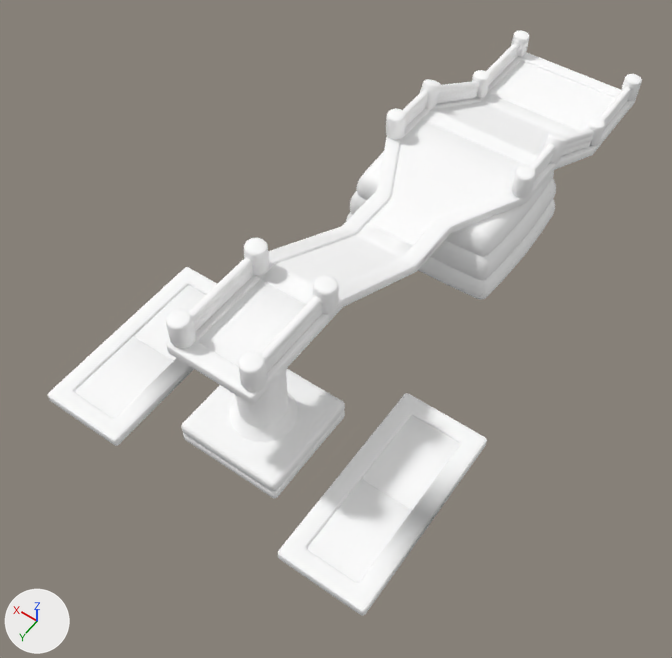
The OBJ model Assets/Project/Art/Models/Level/Part2.obj, before and after one commit.
Rendered twice from a camera (50 mm lens) standing at (-23.9, 52.1, 48.7) and looking at (0.8, 17.6, -5.6). The lights are fixed; the arrows at lower left show +X, +Y and +Z. The older version comes first. Where no turn or scale is listed for an object, it has been applied to the vertices.

The first picture shows 'Part2'.
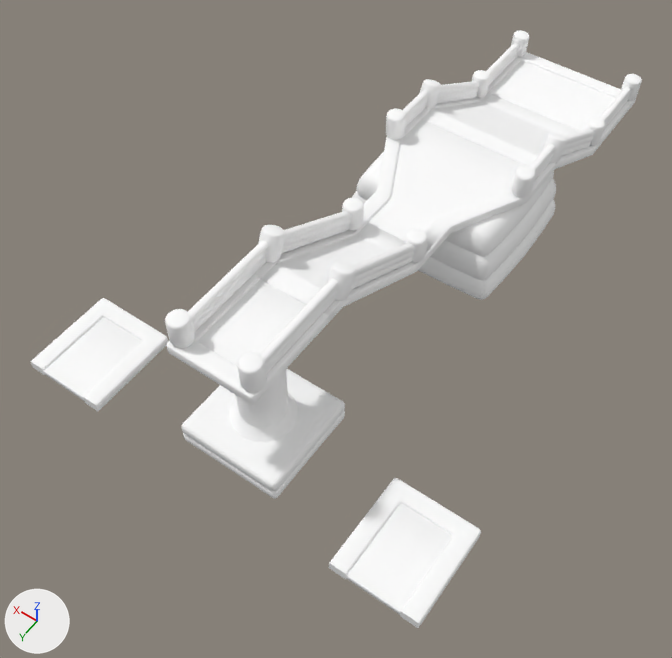
Edits to the bpy script that builds the scene:
```text
Change me_part2:
    used by ob_part2; location = (0.0, 0.0, 0.0)
    remove me_part2.from_pydata(...)  # 5771 vertices, 11444 faces; spans x -13.2..13.2, y -19.4..34.5, z -6.7..7.4
    add me_part2.from_pydata(...)  # 6009 vertices, 11740 faces; spans x -16.2..16.2, y -19.4..33.1, z -6.7..7.4
    me_part2 part 1: the loose piece of 176 vertices spanning x 5.3..5.9, y -11.1..-2.2, z -4.5..1.3 is copied, and the copy is scaled about its middle by (1, 1.03, 1.03), then moved by (-3.0, 24.1, 5.1); it spans x 2.4..2.9, y 12.9..22.1, z 0.5..6.5
    me_part2 part 2: the loose piece of 176 vertices spanning x -5.9..-5.3, y -11.1..-2.2, z -4.5..1.3 is copied, and the copy is scaled about its middle by (1, 1.03, 1.03), then moved by (2.9, 24.1, 5.1); it spans x -2.9..-2.4, y 12.9..22.1, z 0.5..6.5
    me_part2 part 3: the loose piece of 84 vertices spanning x 1.8..3.4, y 22.7..24.2, z 5.4..7.4 is turned 90 degrees about the z axis through its middle, then moved by (0.1, -10.5, -4.9)
    me_part2 part 4: the loose piece of 84 vertices spanning x -6.4..-4.8, y 2.1..3.6, z 0.4..2.4 is copied, and the copy is turned 170 degrees about the z axis through its middle, then moved by (3.0, 10.1, 0.1); it spans x -3.4..-1.9, y 12.2..13.7, z 0.4..2.5
    me_part2 part 5: the loose piece of 176 vertices spanning x -2.9..-2.3, y 23.9..29.9, z 5.4..6.9 is copied, and the copy is scaled about its middle by (1, 1.5, 1), then moved by (0.0, -0.8, 0.0); it spans x -2.9..-2.4, y 21.6..30.6, z 5.4..6.9
    me_part2 part 6: the loose piece of 160 vertices spanning x -3.3..3.2, y 24.0..31.3, z 4.6..5.4 is copied, and the copy is turned 180 degrees about the z axis through its middle, then moved by (-13.0, 1.8, -10.0); it spans x -16.2..-9.8, y 25.8..33.1, z -5.4..-4.6
    me_part2 part 7: the loose piece of 32 vertices spanning x -2.0..1.9, y 24.0..30.0, z 4.8..5.3 is copied, and the copy is turned 180 degrees about the z axis through its middle, then moved by (-13.0, 3.1, -10.0); it spans x -14.9..-11.1, y 27.1..33.1, z -5.2..-4.7
    me_part2 part 8: the loose piece of 160 vertices spanning x -3.3..3.2, y 24.0..31.3, z 4.6..5.4 is copied, and the copy is turned 180 degrees about the z axis through its middle, then moved by (13.0, 1.8, -10.0); it spans x 9.8..16.2, y 25.8..33.1, z -5.4..-4.6
    me_part2 part 9: the loose piece of 32 vertices spanning x -2.0..1.9, y 24.0..30.0, z 4.8..5.3 is copied, and the copy is turned 180 degrees about the z axis through its middle, then moved by (13.0, 3.1, -10.0); it spans x 11.1..14.9, y 27.1..33.1, z -5.2..-4.7
    me_part2 part 10: the loose piece of 288 vertices spanning x 6.8..13.2, y 19.9..34.5, z -5.4..-4.6 is deleted
    me_part2 part 11: the loose piece of 288 vertices spanning x -13.2..-6.8, y 19.9..34.5, z -5.4..-4.6 is deleted
    me_part2 part 12: the loose piece of 60 vertices spanning x 8.0..11.9, y 21.1..33.2, z -5.2..-4.7 is deleted
    me_part2 part 13: the loose piece of 60 vertices spanning x -11.9..-8.0, y 21.1..33.2, z -5.2..-4.7 is deleted
    me_part2 part 14: 86 vertices moved from x -3.2..3.4, y 22.6..31.2, z 4.7..7.4 to x -3.2..3.4, y 21.8..31.2, z 4.7..7.4; 420 vertices removed from x -3.4..3.3, y 22.7..31.0, z 4.8..7.4; 328 vertices added at x -3.4..3.4, y 20.9..31.1, z 4.8..7.4
    other edits to the shape of me_part2 do not show in these pictures
```

Boxes (x1, y1, x2, y2) around the edits, measured in the pictures (672 x 658 px; the box of a moved part takes in the faces that stretch with it):
'Part2', reshaped
    before: (48, 30, 642, 616)
    after: (30, 30, 642, 628)
part 1 of me_part2, added
    after: (281, 211, 351, 254)
part 2 of me_part2, added
    after: (351, 243, 414, 290)
part 3 of me_part2, moved or reshaped
    before: (244, 238, 269, 276)
    after: (342, 198, 364, 231)
part 4 of me_part2, added
    after: (405, 229, 428, 263)
part 5 of me_part2, added
    after: (260, 278, 339, 374)
part 6 of me_part2, added
    after: (329, 478, 481, 628)
part 7 of me_part2, added
    after: (346, 504, 452, 615)
part 8 of me_part2, added
    after: (30, 298, 168, 411)
part 9 of me_part2, added
    after: (44, 317, 142, 401)
part 10 of me_part2, deleted
    before: (48, 267, 217, 446)
part 11 of me_part2, deleted
    before: (278, 393, 487, 616)
part 12 of me_part2, deleted
    before: (75, 285, 205, 418)
part 13 of me_part2, deleted
    before: (307, 416, 460, 583)
part 14 of me_part2, moved or reshaped
    before: (166, 258, 343, 394)
    after: (166, 225, 356, 402)
